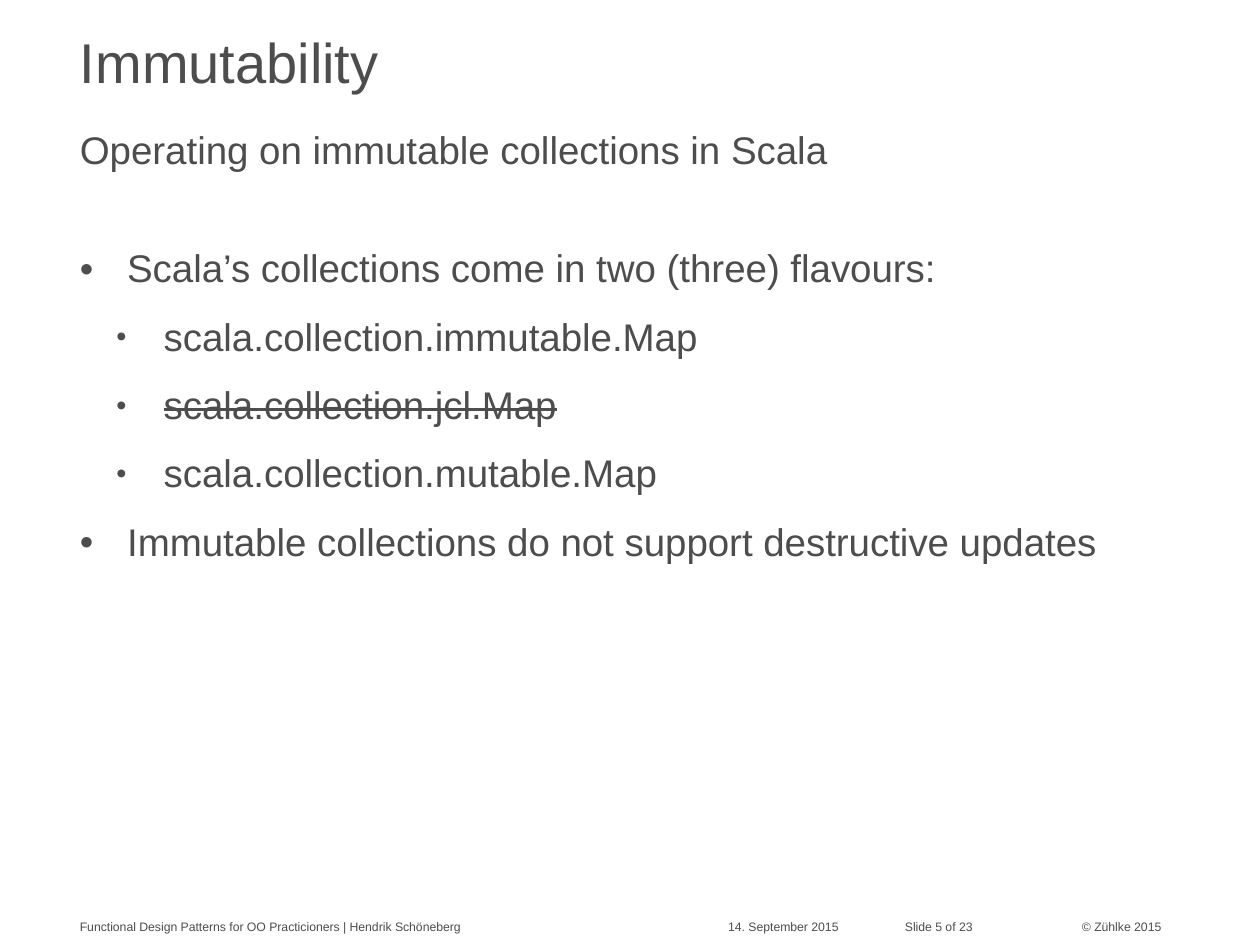
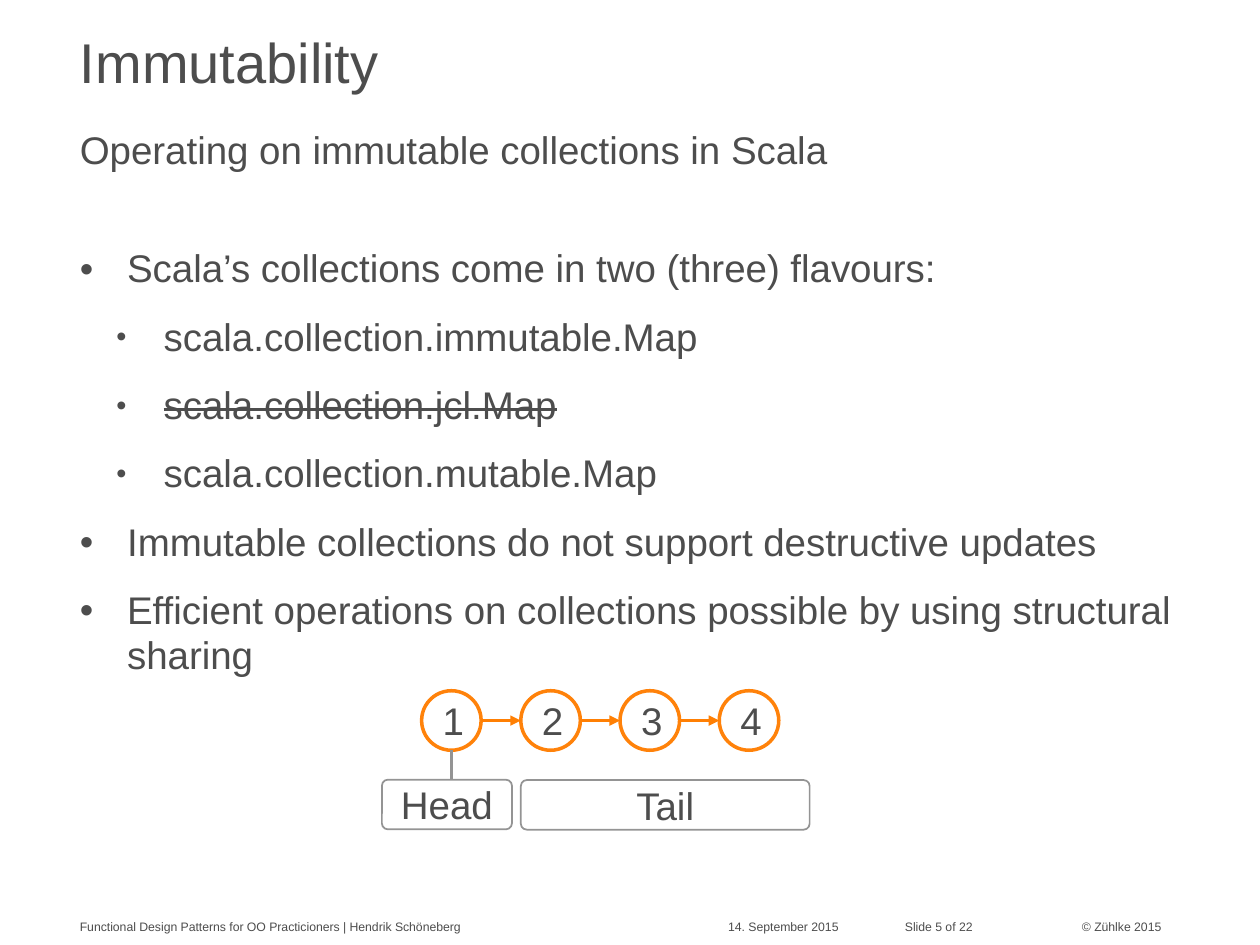
Before and after one commit to aax/zdays-fp-patterns, a slide deck: slide 5 of hesc_slides.pptx. Drawn at 1260x945 pixels with LibreOffice and Linux fonts; fonts in the diff are those of the drawing; background and template pictures are left out. Boxes give left, top, right and bottom in pixels: in the first picture for what was removed or moved away, otherwise in the second. Text is boxed around its words. In the diff, an @@ line names an element or a change of style, - is before the commit and + after.

```diff
--- a/hesc_slides.pptx
+++ b/hesc_slides.pptx
@@ text at <box>127,596,1171,677</box>: paragraph added @@
+• Efficient operations on collections possible by using structural sharing
@@ ellipse added at <box>422,690,481,750</box>, fill #FFFFFF, outline #FF820A 2 pt, 22 pt, text #4D4D4D @@
+1
@@ ellipse added at <box>520,690,580,750</box>, fill #FFFFFF, outline #FF820A 2 pt, 22 pt, text #4D4D4D @@
+2
@@ ellipse added at <box>620,690,679,750</box>, fill #FFFFFF, outline #FF820A 2 pt, 22 pt, text #4D4D4D @@
+3
@@ ellipse added at <box>719,690,779,750</box>, fill #FFFFFF, outline #FF820A 2 pt, 22 pt, text #4D4D4D @@
+4
@@ arrow added from (481, 721) to (520, 721), #FF7F04 2 pt @@
@@ arrow added from (581, 721) to (620, 721), #FF7F04 2 pt @@
@@ arrow added from (679, 721) to (719, 721), #FF7F04 2 pt @@
@@ line added from (451, 750) to (451, 780), #949494 2 pt @@
@@ rounded rectangle added at <box>382,780,512,829</box>, fill #FFFFFF, outline #949494 1 pt, 22 pt, text #4D4D4D @@
+Head
@@ rounded rectangle added at <box>520,780,809,829</box>, fill #FFFFFF, outline #949494 1 pt, 22 pt, text #4D4D4D @@
+Tail
```
Also in this commit, not shown: 2 other slides changed, 1 slide removed.
